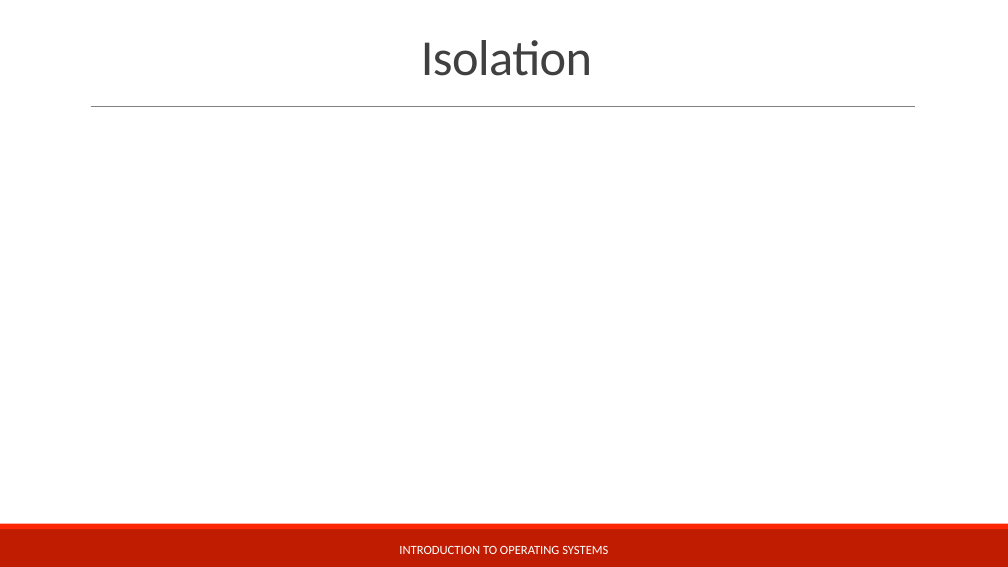
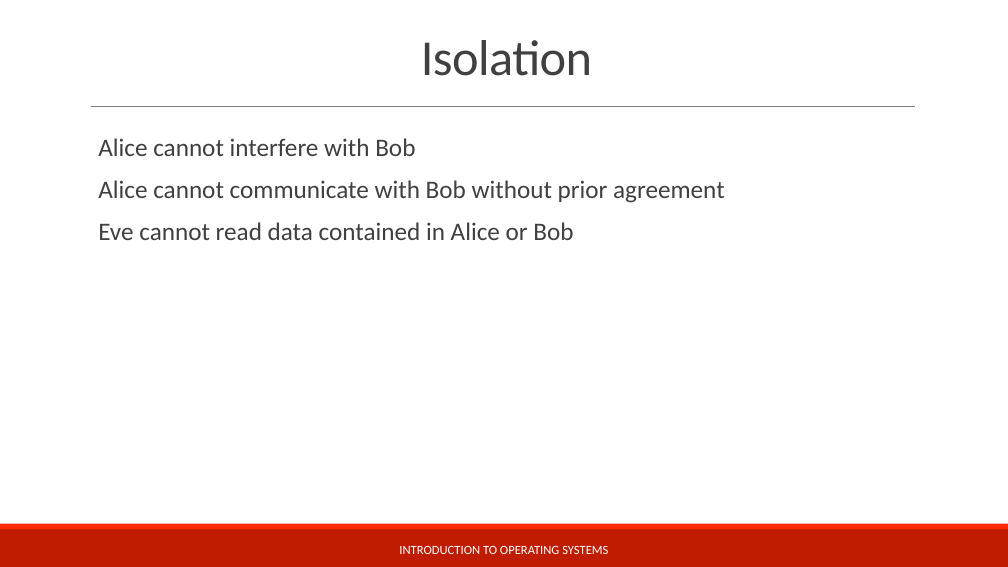
Before and after one commit to teachbsd/course, a slide deck: slide 3 of undergraduate/lectures/security.pptx. Drawn at 1008x567 pixels with LibreOffice and Linux fonts; fonts in the diff are those of the drawing; background and template pictures are left out. Boxes give left, top, right and bottom in pixels: in the first picture for what was removed or moved away, otherwise in the second. Text is boxed around its words. In the diff, an @@ line names an element or a change of style, - is before the commit and + after.

```diff
--- a/undergraduate/lectures/security.pptx
+++ b/undergraduate/lectures/security.pptx
@@ text added at (98,138,725,240), 24 pt, text #404040 @@
+  Alice cannot interfere with Bob
+  Alice cannot communicate with Bob without prior agreement
+  Eve cannot read data contained in Alice or Bob
```
Also in this commit, not shown: 2 other slides changed.
